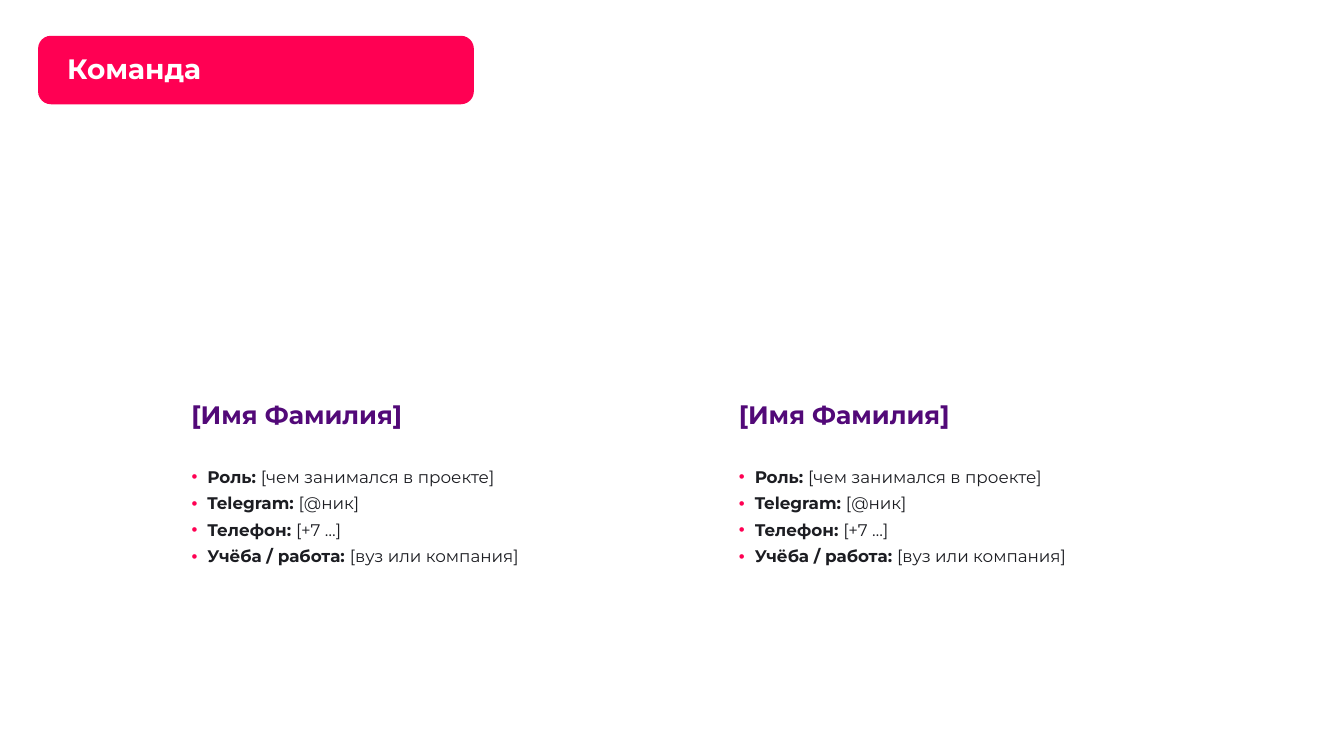
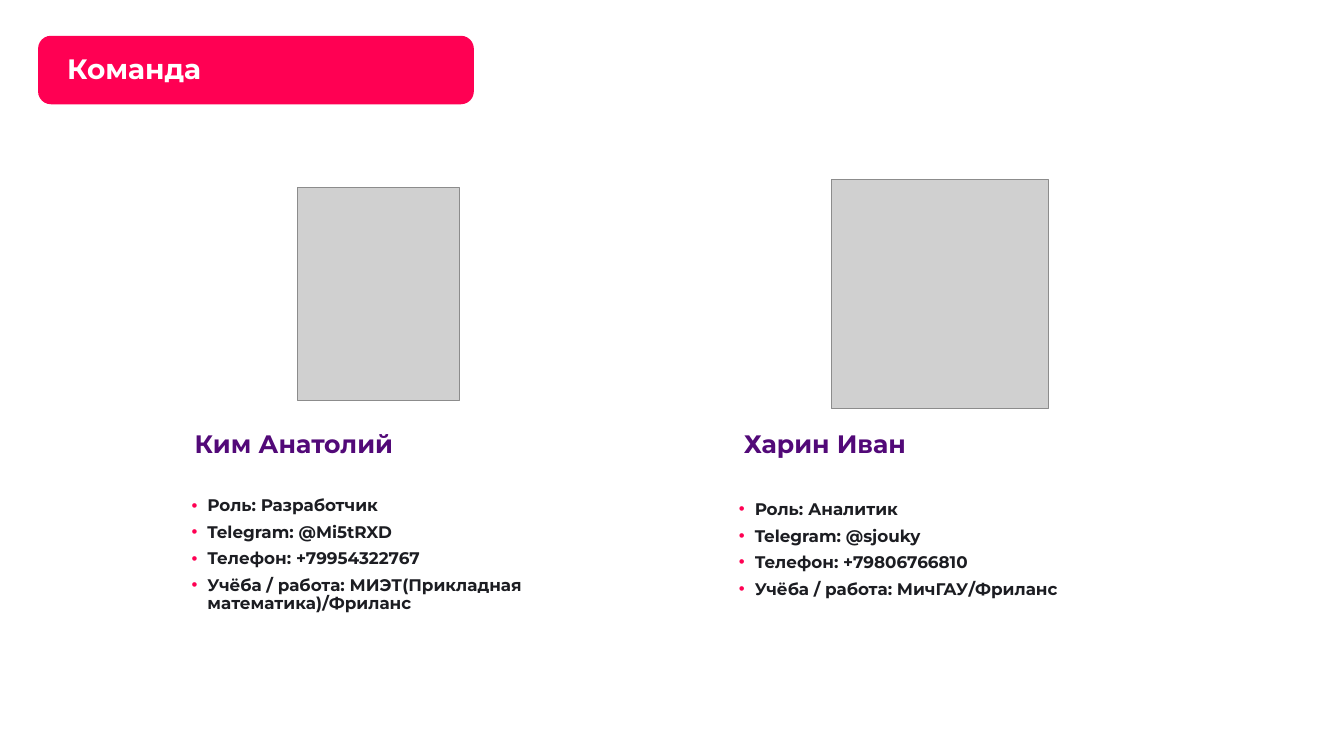
Before and after one commit to Mi5tR/FSP_Hackathon, a slide deck: slide 3 of docs/ФСП_Карьера_презентация.pptx. Drawn at 1344x756 pixels with LibreOffice and Linux fonts; fonts in the diff are those of the drawing; grey boxes stand for pictures; background and template pictures are left out. Boxes give left, top, right and bottom in pixels: in the first picture for what was removed or moved away, otherwise in the second. Text is boxed around its words. In the diff, an @@ line names an element or a change of style, - is before the commit and + after.

```diff
--- a/docs/ФСП_Карьера_презентация.pptx
+++ b/docs/ФСП_Карьера_презентация.pptx
@@ picture added at box(831, 179, 1049, 408) @@
@@ picture added at box(297, 188, 460, 400) @@
@@ text at box(195, 434, 393, 454): text changed @@
-[Имя Фамилия]
+Ким Анатолий
@@ text at box(744, 435, 906, 458): text changed @@
-[Имя Фамилия]
+Харин Иван
@@ text at box(207, 498, 522, 613): text changed; bold on @@
-• Роль: [чем занимался в проекте]
-• Telegram: [@ник]
-• Телефон: [+7 …]
-• Учёба / работа: [вуз или компания]
+• Роль: Разработчик
+• Telegram: @Mi5tRXD
+• Телефон: +79954322767
+• Учёба / работа: МИЭТ(Прикладная математика)/Фриланс
@@ text at box(755, 503, 1058, 599): text changed; bold on @@
-• Роль: [чем занимался в проекте]
-• Telegram: [@ник]
-• Телефон: [+7 …]
-• Учёба / работа: [вуз или компания]
+• Роль: Аналитик
+• Telegram: @sjouky
+• Телефон: +79806766810
+• Учёба / работа: МичГАУ/Фриланс
```
Also in this commit, not shown: 7 other slides changed.
